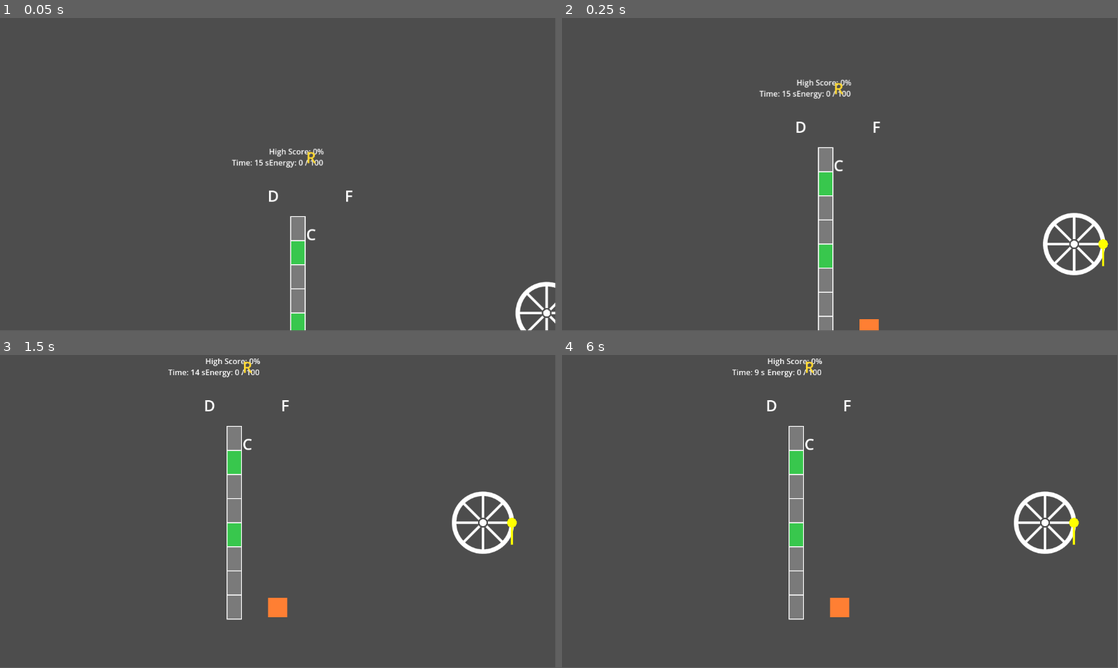
Above: before the commit, frames 1-4 (two rows, left to right).
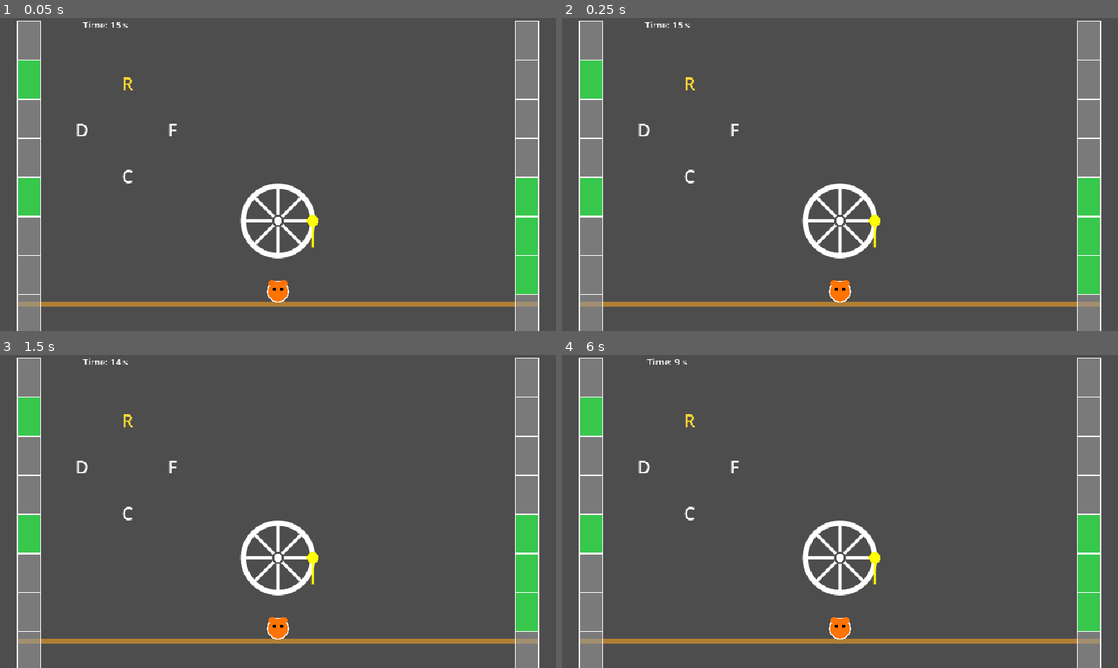
Above: after the commit, the same moments.

Repository: mayank-wangikar/MyGameJamRepo
Game: Godot game, scene res://scenes/GameManager.tscn
The game is run twice, just before and just after one commit, with the same random seed, the same clock (stepped at 60 frames per second) and the same inputs.
Inputs:
- Up to frame 1 (0.05 s): no input
- Up to frame 2 (0.25 s): no input
- Up to frame 3 (1.5 s): tap Enter at 0.5 s; tap Space at 0.77, 1.25 s
- Up to frame 4 (6 s): tap Space at 1.52, 2.75, 3.02, 3.77, 4.25, 4.52 s; tap Enter at 2, 3.5 s
In our replay, the window is 799x449 before the commit and 800x450 after it. These sizes can differ from the game's own. Grey fills any space a smaller window leaves; there, only what the larger window draws over its background counts as a difference.

The runs differ from the first frame. In frame 1, 13% of the frame differs, in the area x 3-100%, y 0-100%; in frame 2, 14%; in frame 3, 15%, in the area x 3-97%, y 0-100%; in frame 4, 15%.

Commit message:
Made changes to Layout

Diff:
--- a/project.godot
+++ b/project.godot
@@ -15,10 +15,17 @@
 config/features=PackedStringArray("4.6", "Forward Plus")
 config/icon="res://icon.svg"
 
+[display]
+
+window/size/viewport_width=960
+window/size/viewport_height=540
+window/stretch/mode="canvas_items"
+
 [physics]
 
 3d/physics_engine="Jolt Physics"
 
 [rendering]
 
+textures/canvas_textures/default_texture_filter=0
 rendering_device/driver.windows="d3d12"
--- a/scenes/GameManager.tscn
+++ b/scenes/GameManager.tscn
@@ -8,11 +8,19 @@
 [node name="GameManager" type="Node2D" unique_id=1972943202]
 script = ExtResource("1_3dus2")
 
-[node name="Camera2D" type="Camera2D" parent="." unique_id=189489566]
-
 [node name="TypingGame" parent="." unique_id=889836055 instance=ExtResource("1_4dhvd")]
+anchors_preset = 0
+anchor_right = 0.0
+anchor_bottom = 0.0
+offset_right = 220.0
+offset_bottom = 180.0
+grow_horizontal = 1
+grow_vertical = 1
+pivot_offset = Vector2(521, -238)
 
 [node name="Launch" parent="." unique_id=1448617343 instance=ExtResource("2_3dus2")]
+position = Vector2(480, 350)
 
-[node name="Mouse" type="Sprite2D" parent="." unique_id=1788088519]
+[node name="Mouse" type="Node2D" parent="." unique_id=12523413]
+position = Vector2(480, 472)
 script = ExtResource("4_3dus2")
--- a/scenes/launch.tscn
+++ b/scenes/launch.tscn
@@ -6,15 +6,14 @@
 
 [node name="Launch" type="Node2D" unique_id=1448617343]
 
-[node name="wheel" type="Sprite2D" parent="." unique_id=55805259]
-position = Vector2(200, 324)
+[node name="wheel" type="Node2D" parent="." unique_id=828730126]
 script = ExtResource("1_jk8w3")
 projectile_scene = ExtResource("2_hfj2o")
 
 [node name="RightWall" type="Node2D" parent="." unique_id=873534598]
-position = Vector2(1090, 324)
+position = Vector2(430, -75)
 script = ExtResource("4_hfj2o")
 
 [node name="LeftWall" type="Node2D" parent="." unique_id=1111163360]
-position = Vector2(60, 324)
+position = Vector2(-430, -75)
 script = ExtResource("4_hfj2o")
--- a/scenes/typing_game.tscn
+++ b/scenes/typing_game.tscn
@@ -45,34 +45,13 @@
 text = "Time: 30s"
 metadata/_edit_use_anchors_ = true
 
-[node name="HighScoreLabel" type="Label" parent="MarginContainer/VBoxContainer" unique_id=523360426]
-layout_mode = 1
-anchors_preset = 2
-anchor_top = 1.0
-anchor_bottom = 1.0
-offset_top = -23.0
-offset_right = 114.0
-grow_vertical = 0
-text = "High Score: 0%"
-metadata/_edit_use_anchors_ = true
-
-[node name="AccuracyLabel" type="Label" parent="MarginContainer/VBoxContainer" unique_id=340147495]
-layout_mode = 0
-offset_right = 40.0
-offset_bottom = 23.0
-text = "Accuracy 100%"
-metadata/_edit_use_anchors_ = true
-
 [node name="DiamondContainer" type="Control" parent="MarginContainer/VBoxContainer" unique_id=833528137]
 layout_mode = 1
-anchor_left = 0.70400006
-anchor_top = 0.14
-anchor_right = 0.70400006
-anchor_bottom = 0.14
-offset_left = -23.008057
-offset_top = -21.720001
-offset_right = 25.991943
-offset_bottom = 29.279999
+anchors_preset = 8
+anchor_left = 0.5
+anchor_top = 0.5
+anchor_right = 0.5
+anchor_bottom = 0.5
 grow_horizontal = 2
 grow_vertical = 2
 metadata/_edit_use_anchors_ = true
--- a/scripts/game_manager.gd
+++ b/scripts/game_manager.gd
@@ -1,68 +1,59 @@
 extends Node2D
 
-# --- Node references ---
 @onready var typing_game: Control = $TypingGame
 @onready var wheel = $Launch/wheel
 @onready var mouse = $Mouse
-@onready var camera: Camera2D = $Camera2D
 @onready var left_wall = $Launch/LeftWall
 @onready var right_wall = $Launch/RightWall
 
-# --- Config ---
-const DRAIN_PER_SECOND: float = 10.0   # 100 energy drains to 0 over ~10 seconds
-const TYPING_CAMERA_POS := Vector2(150, 300)
-const SHOOTING_CAMERA_POS := Vector2(576, 324)
-const CAMERA_MOVE_SPEED := 800.0
+const DRAIN_PER_SECOND: float = 10.0
+const PLATFORM_POS := Vector2(480, 490)
+const PLATFORM_W := 900.0
+const PLATFORM_H := 8.0
 
 enum Phase { TYPING, SHOOTING, WON }
 var current_phase: Phase = Phase.TYPING
 var shooting_energy: float = 0.0
-var camera_target: Vector2
-
 
 func _ready() -> void:
 	typing_game.energy_changed.connect(_on_energy_changed)
 	_enter_typing_phase()
 
-
 func _process(delta: float) -> void:
-	# Smoothly move the camera toward whichever phase we're in
-	camera.global_position = camera.global_position.move_toward(camera_target, CAMERA_MOVE_SPEED * delta)
-
 	if current_phase == Phase.SHOOTING:
 		shooting_energy = max(0.0, shooting_energy - DRAIN_PER_SECOND * delta)
 		if shooting_energy <= 0.0:
 			_enter_typing_phase()
 
-
 func _on_energy_changed(value: int) -> void:
 	if current_phase == Phase.TYPING and value >= 100:
 		_enter_shooting_phase()
 
-
 func _enter_typing_phase() -> void:
 	current_phase = Phase.TYPING
+	typing_game.visible = true
 	typing_game.is_active = true
 	wheel.is_active = false
-	camera_target = TYPING_CAMERA_POS
-	mouse.move_to_typing()
+	mouse.go_typing()
 	typing_game.reset_for_new_typing_phase()
-
 
 func _enter_shooting_phase() -> void:
 	current_phase = Phase.SHOOTING
+	typing_game.visible = false
 	typing_game.is_active = false
 	wheel.is_active = true
-	shooting_energy = 100.0
-	camera_target = SHOOTING_CAMERA_POS
-	mouse.move_to_wheel()
+	shooting_energy = float(typing_game.energy_points)
+	mouse.go_shooting(wheel)
 
+func _draw() -> void:
+	draw_rect(
+		Rect2(PLATFORM_POS - Vector2(PLATFORM_W / 2.0, 0), Vector2(PLATFORM_W, PLATFORM_H)),
+		Color(0.7, 0.5, 0.2)
+	)
 
 func _check_win_condition() -> void:
-	var left_done: bool = not left_wall.has_critical_remaining()
-	var right_done: bool = not right_wall.has_critical_remaining()
-	if left_done and right_done:
+	if not left_wall.has_critical_remaining() and not right_wall.has_critical_remaining():
 		current_phase = Phase.WON
 		typing_game.is_active = false
 		wheel.is_active = false
-		print("YOU WIN — all targets destroyed!")
+		print("YOU WIN!")
--- a/scripts/mouse.gd
+++ b/scripts/mouse.gd
@@ -1,29 +1,39 @@
-extends Sprite2D
+extends Node2D
 
-@export var typing_position: Vector2 = Vector2(150, 500)
-@export var wheel_position: Vector2 = Vector2(576, 324)
-const MOVE_SPEED := 600.0
-
-var target_position: Vector2
-
+var _tween: Tween = null
+const MOUSE_SIZE := 18.0
+var attached_to_wheel: bool = false
+var wheel_node: Node2D = null
 
 func _ready() -> void:
-	# Simple placeholder look: a colored square via a generated texture,
-	# so there's something visible without needing real art yet.
-	var img := Image.create(40, 40, false, Image.FORMAT_RGBA8)
-	img.fill(Color(1.0, 0.5, 0.2))
-	texture = ImageTexture.create_from_image(img)
-	target_position = typing_position
-	global_position = typing_position
+	queue_redraw()
 
+func _process(_delta: float) -> void:
+	if attached_to_wheel and wheel_node != null:
+		# Sit on the rim of the wheel, rotating with it
+		var offset := Vector2(wheel_node.radius, 0).rotated(wheel_node.rotation)
+		global_position = wheel_node.global_position + offset
 
-func _process(delta: float) -> void:
-	global_position = global_position.move_toward(target_position, MOVE_SPEED * delta)
+func _draw() -> void:
+	draw_circle(Vector2.ZERO, MOUSE_SIZE, Color(1.0, 0.45, 0.0))
+	draw_circle(Vector2.ZERO, MOUSE_SIZE, Color.WHITE, false, 2.0)
+	draw_circle(Vector2(-10, -14), 6.0, Color(1.0, 0.45, 0.0))
+	draw_circle(Vector2(10, -14), 6.0, Color(1.0, 0.45, 0.0))
+	draw_circle(Vector2(-6, -4), 3.0, Color.BLACK)
+	draw_circle(Vector2(6, -4), 3.0, Color.BLACK)
 
+func go_typing() -> void:
+	attached_to_wheel = false
+	wheel_node = null
+	_move_to(Vector2(480, 472))
 
-func move_to_wheel() -> void:
-	target_position = wheel_position
+func go_shooting(wheel: Node2D) -> void:
+	attached_to_wheel = true
+	wheel_node = wheel
+	# No tween needed — _process will track the wheel every frame
 
-
-func move_to_typing() -> void:
-	target_position = typing_position
+func _move_to(target: Vector2) -> void:
+	if _tween:
+		_tween.kill()
+	_tween = create_tween()
+	_tween.tween_property(self, "position", target, 0.6).set_trans(Tween.TRANS_SINE).set_ease(Tween.EASE_IN_OUT)
--- a/scripts/typing_game.gd
+++ b/scripts/typing_game.gd
@@ -1,19 +1,15 @@
 extends Control
 
-signal diamond_completed          # fired every time a full diamond cycle finishes
-signal energy_changed(value: int) # fired whenever energy changes, so GameManager can react
+signal diamond_completed
+signal energy_changed(value: int)
 
-# --- Node references ---
 @onready var timer: Timer = $Timer
 @onready var top_label: Label = $MarginContainer/VBoxContainer/DiamondContainer/TopLabel
 @onready var left_label: Label = $MarginContainer/VBoxContainer/DiamondContainer/LeftLabel
 @onready var right_label: Label = $MarginContainer/VBoxContainer/DiamondContainer/RightLabel
 @onready var bottom_label: Label = $MarginContainer/VBoxContainer/DiamondContainer/BottomLabel
-@onready var energy_label: Label = $MarginContainer/VBoxContainer/AccuracyLabel
 @onready var time_label: Label = $MarginContainer/VBoxContainer/TimeLabel
-@onready var high_score_label: Label = $MarginContainer/VBoxContainer/HighScoreLabel
 
-# --- Config ---
 const ROUND_DURATION: float = 15.0
 const ENERGY_PER_CYCLE: int = 10
 
@@ -26,31 +22,27 @@
 	["I", "J", "K", "M"],
 ]
 
-# --- State ---
 var target_letters: Array[String] = []
 var current_index: int = 0
 var time_remaining: float = ROUND_DURATION
 var energy_points: int = 0
-var high_score_energy: int = 0
-var is_active: bool = false   # GameManager turns this on/off based on phase
-
+var is_active: bool = false
 
 func _ready() -> void:
 	randomize()
 	timer.wait_time = ROUND_DURATION
-	timer.one_shot = false
+	timer.one_shot = true
 	timer.timeout.connect(_on_timer_timeout)
 	timer.start()
 	_generate_new_target()
-	_update_energy_display()
-
 
 func _process(delta: float) -> void:
 	if not is_active:
 		return
 	time_remaining = max(0.0, time_remaining - delta)
 	time_label.text = "Time: %d s" % ceil(time_remaining)
-
+	if time_remaining <= 0.0:
+		_on_timer_timeout()
 
 func _unhandled_input(event: InputEvent) -> void:
 	if not is_active:
@@ -63,47 +55,33 @@
 		_handle_key_press(pressed_char)
 		get_viewport().set_input_as_handled()
 
-
 func _handle_key_press(pressed_char: String) -> void:
 	if current_index >= target_letters.size():
 		return
-
 	var expected_char: String = target_letters[current_index]
-
 	if pressed_char == expected_char:
 		current_index += 1
-
 	_update_diamond_highlight()
-
 	if current_index >= target_letters.size():
 		_award_energy_for_cycle()
 		diamond_completed.emit()
 		_generate_new_target()
 
-
 func _award_energy_for_cycle() -> void:
 	energy_points = int(min(100, energy_points + ENERGY_PER_CYCLE))
-	_update_energy_display()
-
+	energy_changed.emit(energy_points)
 
 func _on_timer_timeout() -> void:
-	# Round timer now only refreshes which diamond is shown, NOT energy —
-	# energy persists until GameManager resets it (entering a fresh TYPING phase).
-	if energy_points > high_score_energy:
-		high_score_energy = energy_points
-		high_score_label.text = "High Score: %d Energy" % high_score_energy
-	time_remaining = ROUND_DURATION
-	_generate_new_target()
-
+	if is_active:
+		energy_changed.emit(energy_points)
 
 func reset_for_new_typing_phase() -> void:
-	# Called by GameManager when re-entering TYPING after a SHOOTING phase.
 	energy_points = 0
 	current_index = 0
 	time_remaining = ROUND_DURATION
+	timer.wait_time = ROUND_DURATION
+	timer.start()
 	_generate_new_target()
-	_update_energy_display()
-
 
 func _generate_new_target() -> void:
 	var chosen_cluster: Array = DIAMOND_CLUSTERS[randi() % DIAMOND_CLUSTERS.size()]
@@ -115,7 +93,6 @@
 	bottom_label.text = chosen_cluster[3]
 	_update_diamond_highlight()
 
-
 func _update_diamond_highlight() -> void:
 	var labels_in_typing_order: Array[Label] = [top_label, left_label, bottom_label, right_label]
 	for i in range(labels_in_typing_order.size()):
@@ -125,8 +102,3 @@
 			labels_in_typing_order[i].modulate = Color(1.0, 0.85, 0.2)
 		else:
 			labels_in_typing_order[i].modulate = Color(1.0, 1.0, 1.0)
-
-
-func _update_energy_display() -> void:
-	energy_label.text = "Energy: %d / 100" % energy_points
-	energy_changed.emit(energy_points)
--- a/scripts/wall.gd
+++ b/scripts/wall.gd
@@ -1,8 +1,8 @@
 extends Node2D
 
 # --- Layout ---
-@export var wall_height := 400.0      # total height of the wall
-@export var wall_width := 30.0        # thickness of the wall
+@export var wall_height := 540.0
+@export var wall_width := 40.0     # thickness of the wall
 const SEGMENTS := 8                   # number of stacked segments
 
 # --- Critical (green) segments ---
--- a/scripts/wheel.gd
+++ b/scripts/wheel.gd
@@ -1,4 +1,4 @@
-extends Sprite2D
+extends Node2D
 
 @export var projectile_scene: PackedScene
 @export var radius := 60.0
@@ -11,14 +11,14 @@
 var is_active: bool = false   # GameManager turns this on during SHOOTING phase
 
 
-func _ready() -> void:
-	_place()
-	get_viewport().size_changed.connect(_place)
+#func _ready() -> void:
+	#_place()
+	#get_viewport().size_changed.connect(_place)
 
 
-func _place() -> void:
-	var vp := get_viewport_rect().size
-	global_position = Vector2(vp.x * 0.5, vp.y * 0.5)
+#func _place() -> void:
+	#var vp := get_viewport_rect().size
+	#global_position = Vector2(vp.x * 0.5, vp.y * 0.5)
 
 
 func _process(delta: float) -> void:
